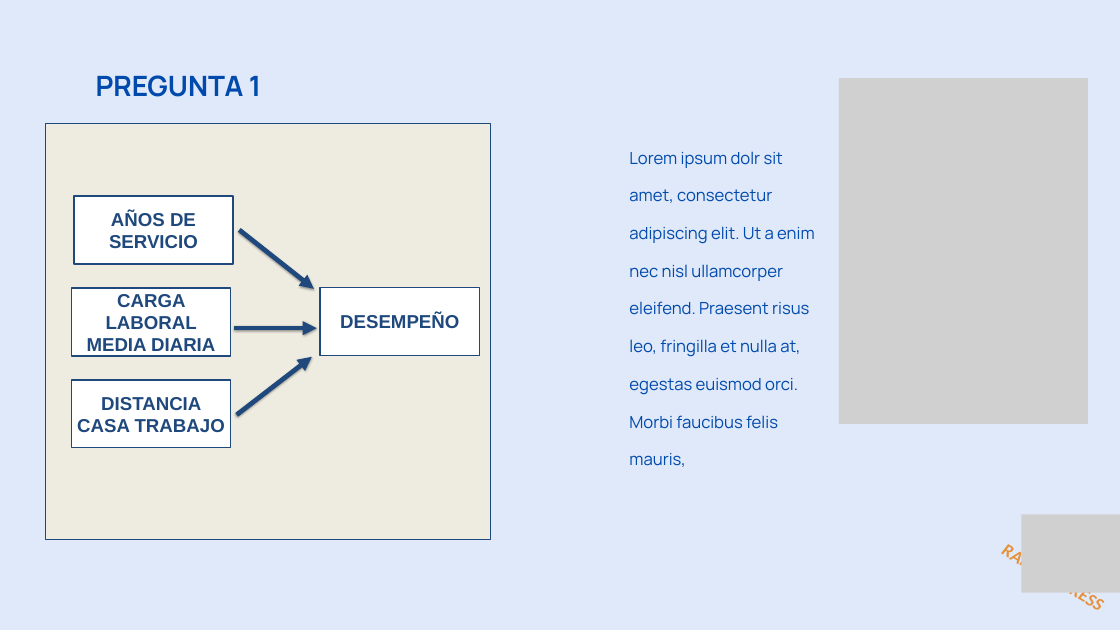
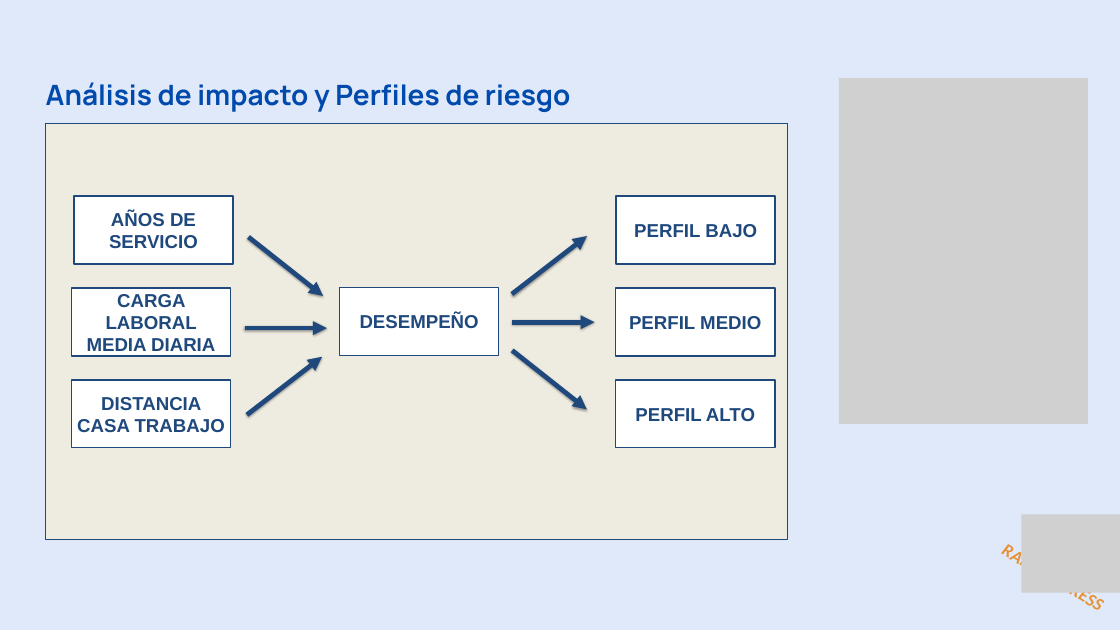
Before and after one commit to ITACADEMYprojectes/ProjecteData, a slide deck: slide 4 of Equip_28/Results/Analisis_PAP_and_ABL_RapidExpres_2026_04_05.pptx (slide 6 before the commit). Drawn at 1120x630 pixels with LibreOffice and Linux fonts; fonts in the diff are those of the drawing; grey boxes stand for pictures. Boxes give left, top, right and bottom in pixels: in the first picture for what was removed or moved away, otherwise in the second. Text is boxed around its words. In the diff, an @@ line names an element or a change of style, - is before the commit and + after.

```diff
--- a/Equip_28/Results/Analisis_PAP_and_ABL_RapidExpres_2026_04_05.pptx
+++ b/Equip_28/Results/Analisis_PAP_and_ABL_RapidExpres_2026_04_05.pptx
@@ text at <box>46,82,571,112</box>: text changed @@
-PREGUNTA 1
+Análisis de impacto y Perfiles de riesgo
@@ rectangle: place and size @@
-rectangle at <box>46,124,491,539</box>
+rectangle at <box>46,124,787,539</box>
@@ text removed at <box>629,151,815,467</box> @@
-Lorem ipsum dolr sit amet, consectetur adipiscing elit. Ut a enim nec nisl ullamcorper eleifend. Praesent risus leo, fringilla et nulla at, egestas euismod orci. Morbi faucibus felis mauris,
@@ rectangle added at <box>616,196,775,264</box>, fill #FFFFFF, outline #1F497D 2 pt, 24 pt, text #1F497D, bold @@
+PERFIL BAJO
@@ arrow moved from (239, 230) - (314, 289) to (249, 237) - (323, 296) @@
@@ arrow added from (512, 294) to (587, 236), #1F497D 6 pt @@
@@ rectangle "DESEMPEÑO": place and size @@
-rectangle "DESEMPEÑO" at <box>320,287,479,355</box>
+rectangle "DESEMPEÑO" at <box>339,287,498,355</box>
@@ rectangle added at <box>615,288,774,356</box>, fill #FFFFFF, outline #1F497D 2 pt, 24 pt, text #1F497D, bold @@
+PERFIL MEDIO
@@ arrow moved from (235, 328) - (317, 328) to (245, 328) - (327, 328) @@
@@ arrow added from (512, 322) to (595, 322), #1F497D 6 pt @@
@@ arrow moved from (237, 415) - (312, 357) to (247, 415) - (322, 357) @@
@@ arrow added from (512, 351) to (587, 409), #1F497D 6 pt @@
@@ rectangle added at <box>615,380,774,447</box>, fill #FFFFFF, outline #1F497D 2 pt, 24 pt, text #1F497D, bold @@
+PERFIL ALTO
```
Also in this commit, not shown: 3 other slides changed, 14 slides added, 3 slides removed, 2 other files.
